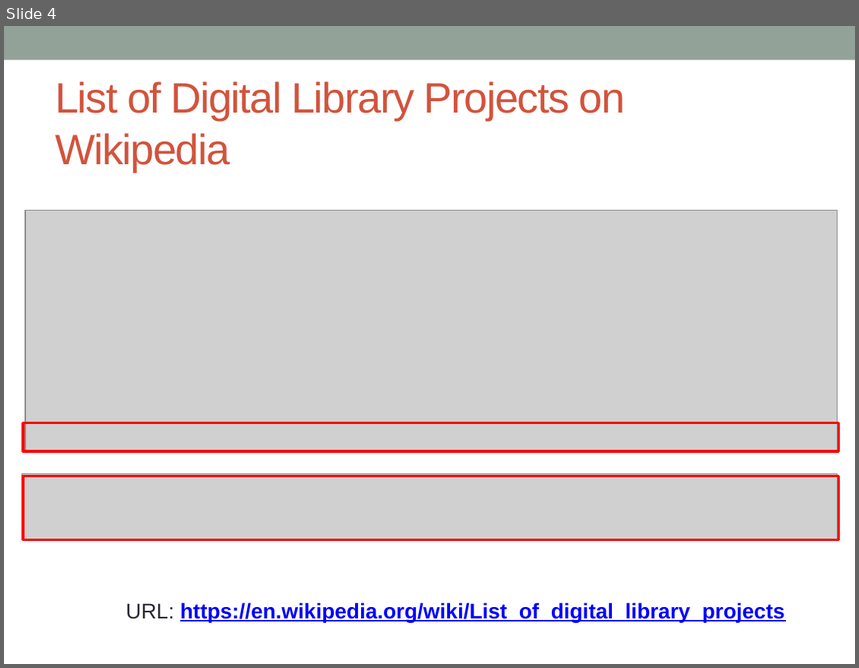
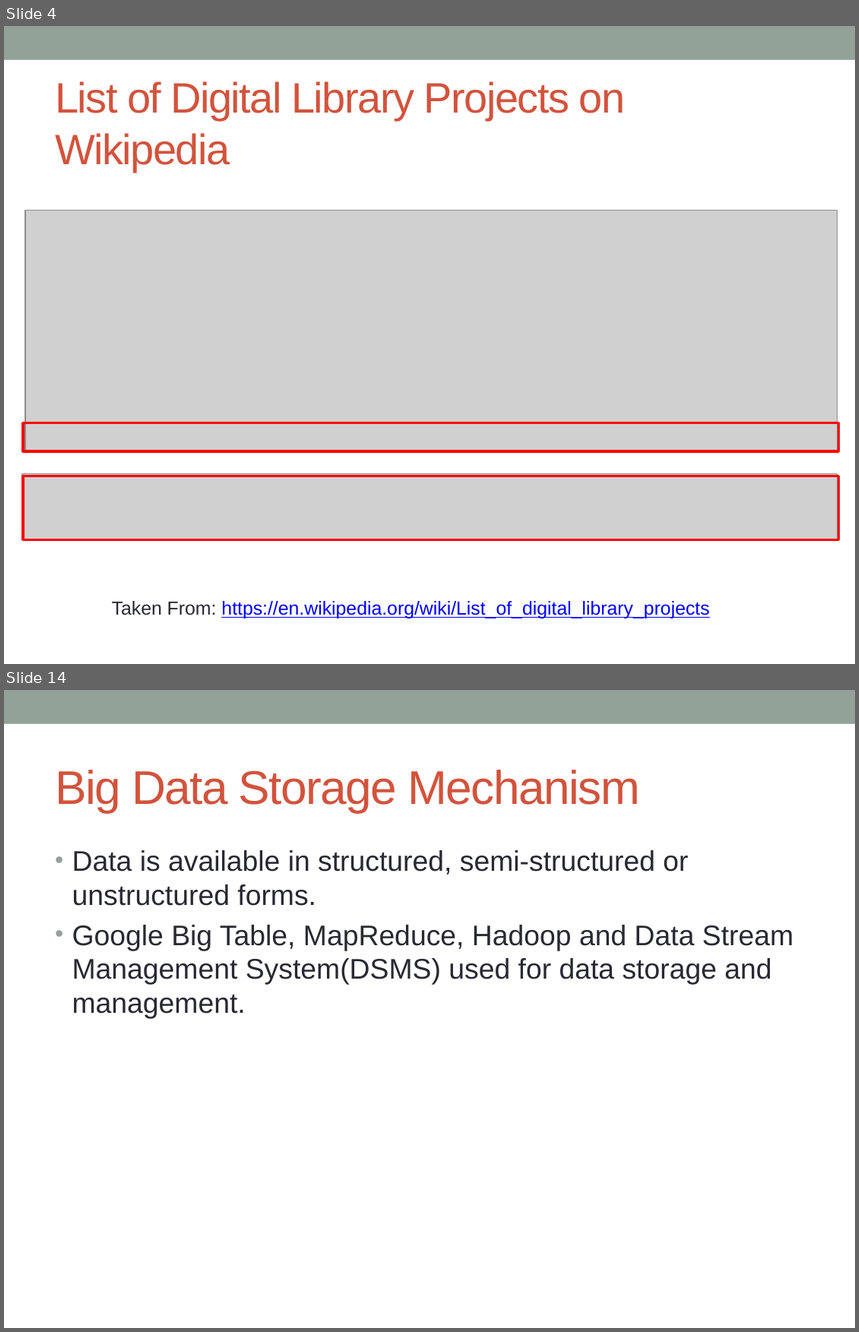
Before and after one commit to naumansiddiqui4/Mining-Scholarly-Big-Data, a slide deck: Digital libraries, repositories, and search engines.pptx. Shown one above the other, each under a label of ours: slide 4 before the commit, slides 4 and 14 after it; the slides between them are not shown. The pictures are 859x668 and 859x1332 pixels, drawn with LibreOffice and Linux fonts; fonts in the diff are those of the drawing; grey boxes stand for pictures. Boxes give left, top, right and bottom in pixels: in the first picture for what was removed or moved away, otherwise in the second. Text is boxed around its words. In the diff, an @@ line names an element or a change of style, - is before the commit and + after.

```diff
--- a/Digital libraries, repositories, and search engines.pptx
+++ b/Digital libraries, repositories, and search engines.pptx
@@ slide 14 added at [4,690,855,1328], background #FFFFFF; not listed: 1 template element that a slide beside it also shows @@
@@ title added at [55,770,641,813], 40 pt, text #D2533C @@
+Big Data Storage Mechanism
@@ text added at [72,850,794,1019], 24 pt, text #292934 @@
+• Data is available in structured, semi-structured or unstructured forms.
+• Google Big Table, MapReduce, Hadoop and Data Stream Management System(DSMS) used for data storage and management.
@@ slide 4 changed as well @@
@@ text at [112,601,709,619]: text changed; size 18 to 16 pt; bold off @@
-URL: https://en.wikipedia.org/wiki/List_of_digital_library_projects
+Taken From: https://en.wikipedia.org/wiki/List_of_digital_library_projects
```
Also in this commit, not shown: 2 other slides changed, 22 other slides added, 2 slides removed.
